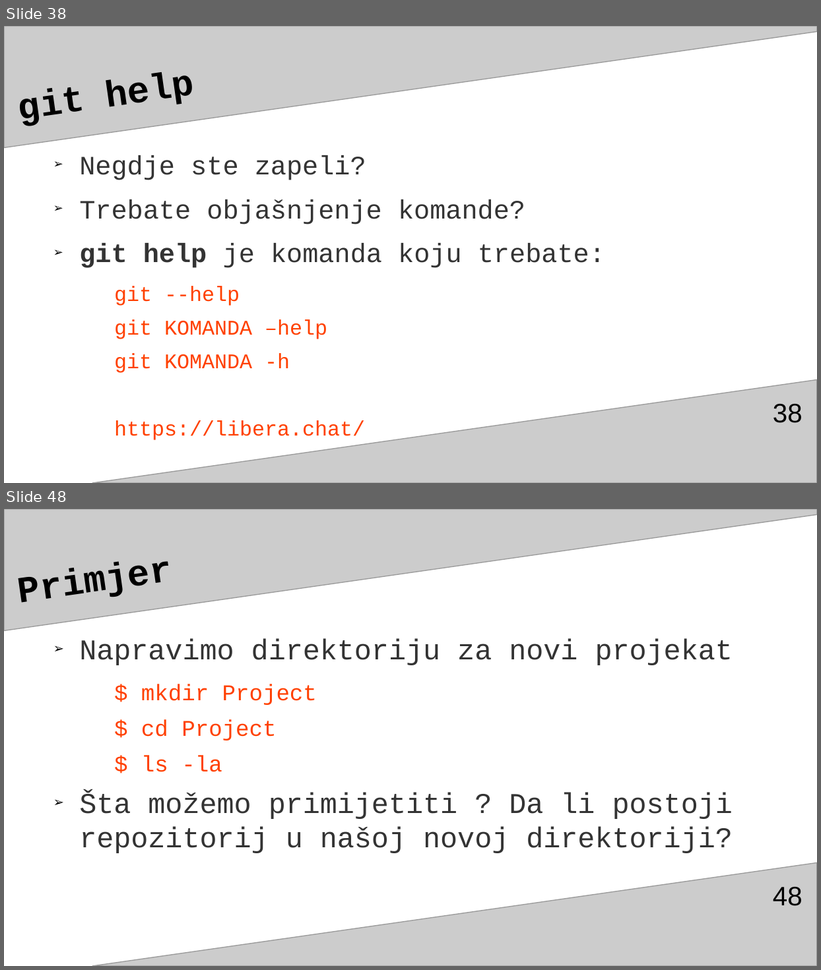
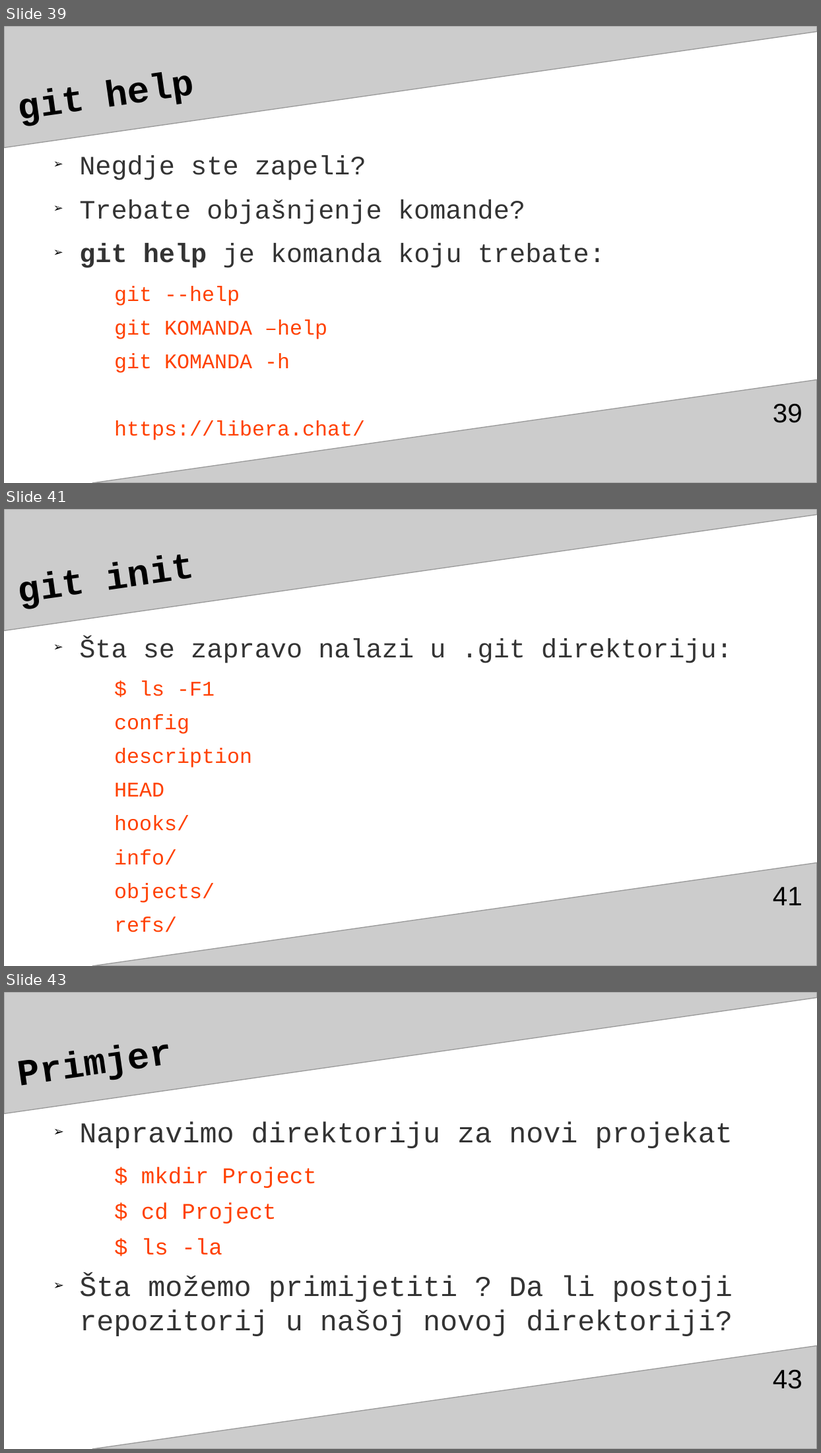
Before and after one commit to adnannukic/prezentacija-za-TSI, a slide deck: gitGitHubAdnanNukićPrez3.odp. Shown one above the other, each under a label of ours: slides 38 and 48 before the commit, slides 39, 41 and 43 after it; the slides between them are not shown. The pictures are 821x970 and 821x1453 pixels, drawn with LibreOffice and Linux fonts; fonts in the diff are those of the drawing. Boxes give left, top, right and bottom in pixels: in the first picture for what was removed or moved away, otherwise in the second. Text is boxed around its words. In the diff, an @@ line names an element or a change of style, - is before the commit and + after.

```diff
--- a/gitGitHubAdnanNukićPrez3.odp
+++ b/gitGitHubAdnanNukićPrez3.odp
@@ slide 41 added at <box>4,509,817,966</box>, background #FFFFFF; not listed: 2 template elements that a slide beside it also shows @@
@@ title added at <box>20,570,86,609</box>, 36 pt, text #000000, bold @@
+git init
@@ text added at <box>79,638,733,903</box>, 20.4 pt, text #FF4000 @@
+➢ Šta se zapravo nalazi u .git direktoriju:
+  $ ls -F1
+  config
+  description
+  HEAD
+  hooks/
+  info/
+  objects/
+  refs/
@@ page number added at <box>773,887,803,906</box>, 26 pt, text #000000 @@
+41
@@ what was slide 38 is now slide 39 @@
@@ page number at <box>773,404,803,423</box>: text changed @@
-38
+39
@@ what was slide 48 is now slide 43 @@
@@ page number at <box>773,1370,803,1389</box>: text changed @@
-48
+43
```
Also in this commit, not shown: 12 slides changed, 3 other slides added, 3 slides removed.
